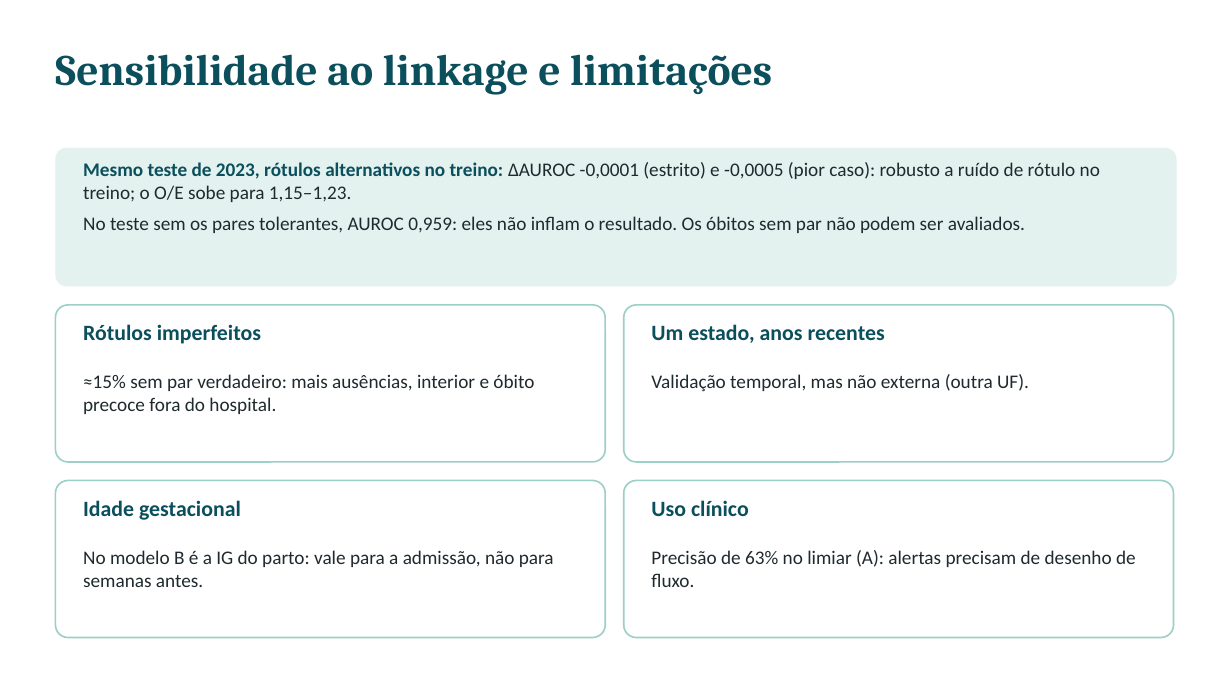
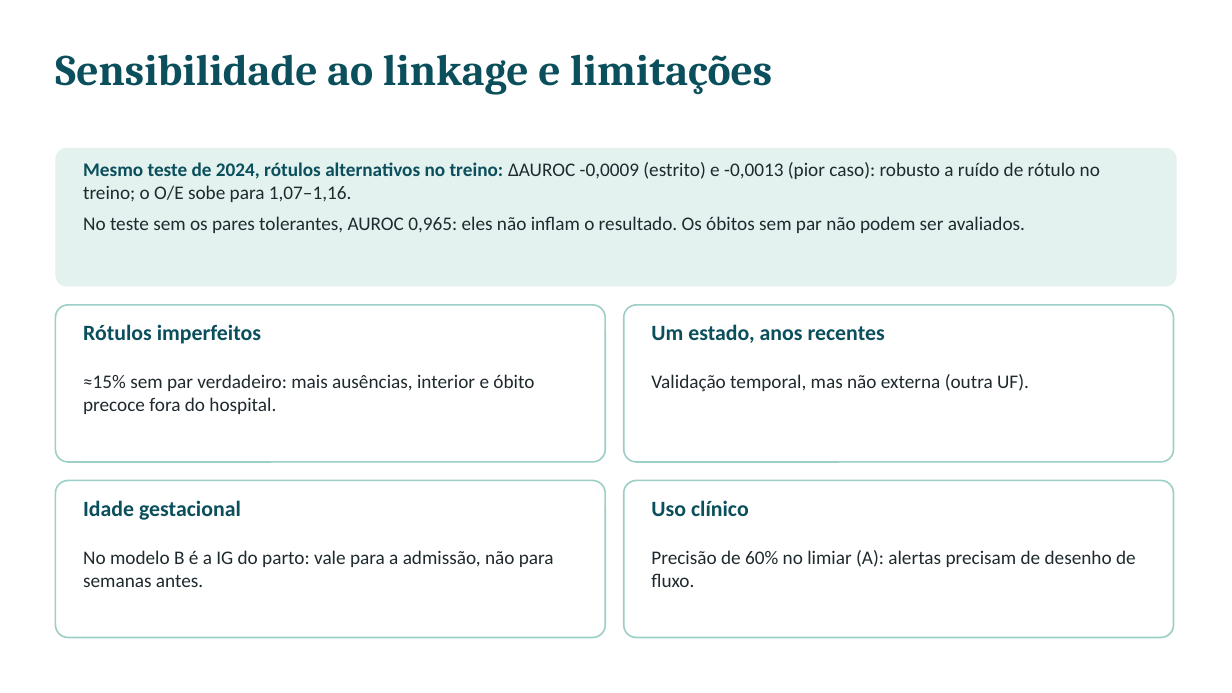
Before and after one commit to CledsonSilvaAraujo/mortalidade-neonatal-rj, a slide deck: slide 15 of slides/apresentacao.pptx. Drawn at 1232x693 pixels with LibreOffice and Linux fonts; fonts in the diff are those of the drawing. Boxes give left, top, right and bottom in pixels: in the first picture for what was removed or moved away, otherwise in the second. Text is boxed around its words. In the diff, an @@ line names an element or a change of style, - is before the commit and + after.

```diff
--- a/slides/apresentacao.pptx
+++ b/slides/apresentacao.pptx
@@ text at bbox=[83, 162, 1100, 233]: text changed @@
-Mesmo teste de 2023, rótulos alternativos no treino: ΔAUROC -0,0001 (estrito) e -0,0005 (pior caso): robusto a ruído de rótulo no treino; o O/E sobe para 1,15–1,23.
-No teste sem os pares tolerantes, AUROC 0,959: eles não inflam o resultado. Os óbitos sem par não podem ser avaliados.
+Mesmo teste de 2024, rótulos alternativos no treino: ΔAUROC -0,0009 (estrito) e -0,0013 (pior caso): robusto a ruído de rótulo no treino; o O/E sobe para 1,07–1,16.
+No teste sem os pares tolerantes, AUROC 0,965: eles não inflam o resultado. Os óbitos sem par não podem ser avaliados.
@@ text at bbox=[651, 550, 1136, 587]: text changed @@
-Precisão de 63% no limiar (A): alertas precisam de desenho de fluxo.
+Precisão de 60% no limiar (A): alertas precisam de desenho de fluxo.
```
Also in this commit, not shown: 13 other slides changed, 49 other files.
